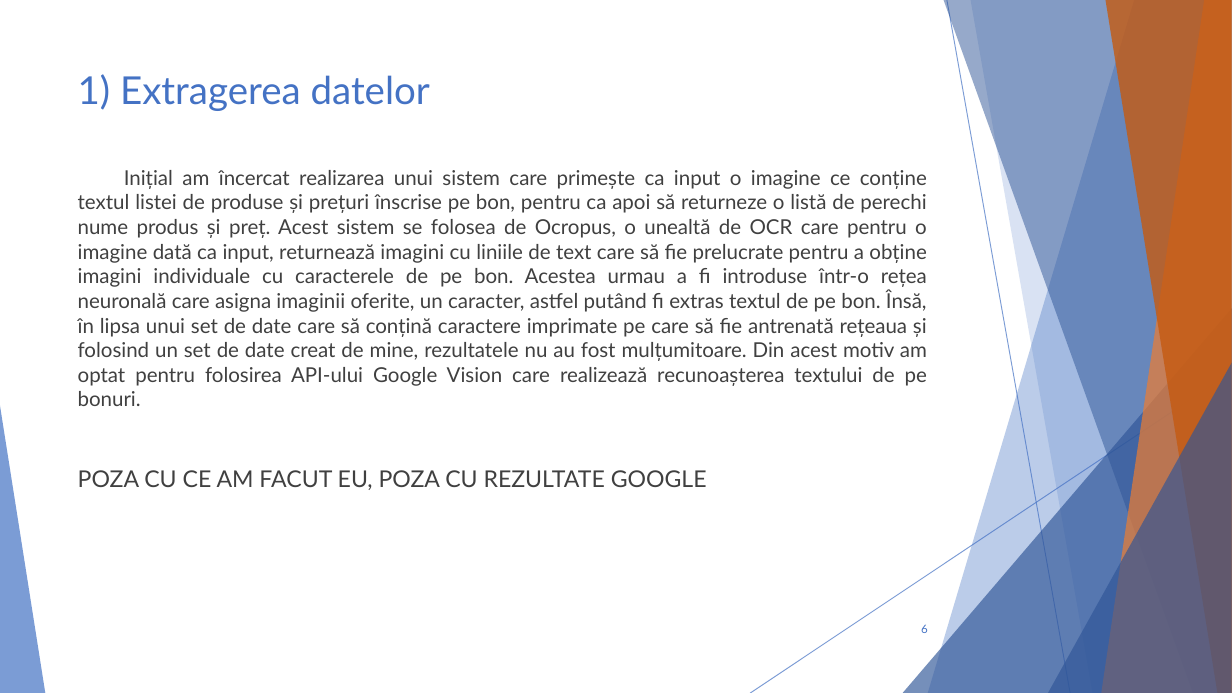
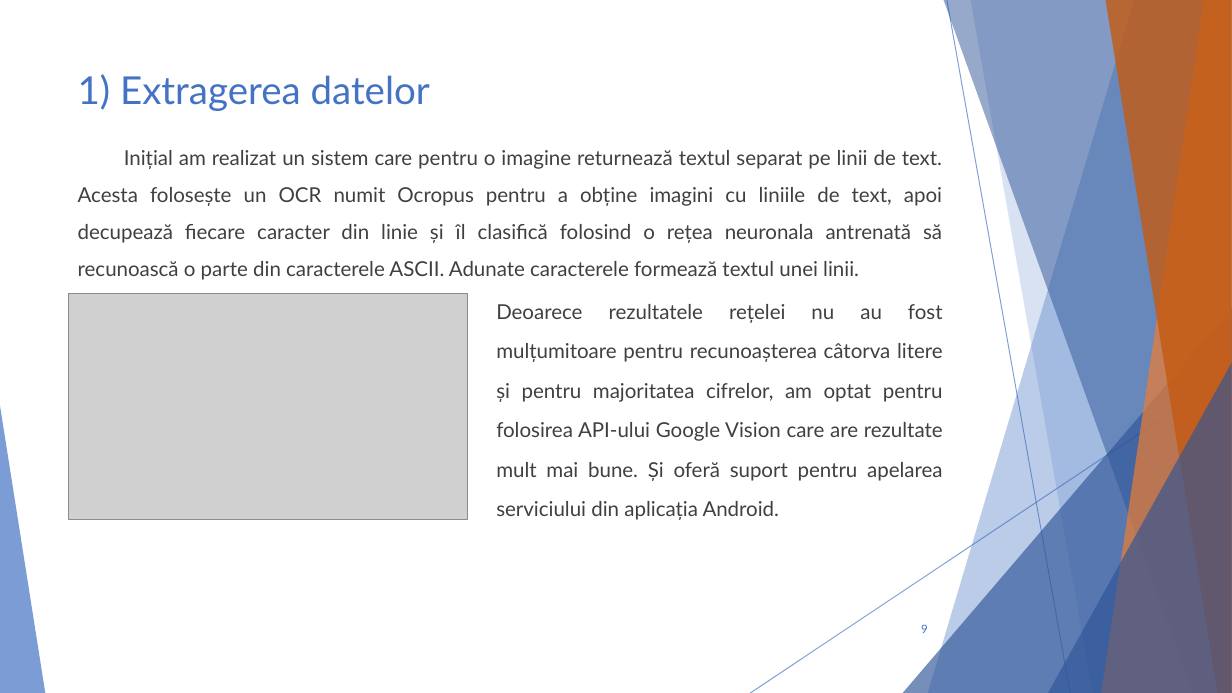
Before and after one commit to cristi-cosulianu/Licenta, a slide deck: slide 9 of Prezentare licenta.pptx (slide 6 before the commit). Drawn at 1232x693 pixels with LibreOffice and Linux fonts; fonts in the diff are those of the drawing; grey boxes stand for pictures. Boxes give left, top, right and bottom in pixels: in the first picture for what was removed or moved away, otherwise in the second. Text is boxed around its words. In the diff, an @@ line names an element or a change of style, - is before the commit and + after.

```diff
--- a/Prezentare licenta.pptx
+++ b/Prezentare licenta.pptx
@@ text removed at (x1=78, y1=170, x2=927, y2=490) @@
-Inițial am încercat realizarea unui sistem care primește ca input o imagine ce conține textul listei de produse și prețuri înscrise pe bon, pentru ca apoi să returneze o listă de perechi nume produs și preț. Acest sistem se folosea de Ocropus, o unealtă de OCR care pentru o imagine dată ca input, returnează imagini cu liniile de text care să fie prelucrate pentru a obține imagini individuale cu caracterele de pe bon. Acestea urmau a fi introduse într-o rețea neuronală care asigna imaginii oferite, un caracter, astfel putând fi extras textul de pe bon. Însă, în lipsa unui set de date care să conțină caractere imprimate pe care să fie antrenată rețeaua și folosind un set de date creat de mine, rezultatele nu au fost mulțumitoare. Din acest motiv am optat pentru folosirea API-ului Google Vision care realizează recunoașterea textului de pe bonuri.
-POZA CU CE AM FACUT EU, POZA CU REZULTATE GOOGLE
@@ text added at (x1=78, y1=150, x2=942, y2=280), 16 pt, text #404040 @@
+Inițial am realizat un sistem care pentru o imagine returnează textul separat pe linii de text. Acesta folosește un OCR numit Ocropus pentru a obține imagini cu liniile de text, apoi decupează fiecare caracter din linie și îl clasifică folosind o rețea neuronala antrenată să recunoască o parte din caracterele ASCII. Adunate caracterele formează textul unei linii.
@@ picture added at (x1=68, y1=294, x2=468, y2=520) @@
@@ text added at (x1=496, y1=304, x2=943, y2=520), 16 pt, text #404040 @@
+Deoarece rezultatele rețelei nu au fost mulțumitoare pentru recunoașterea câtorva litere și pentru majoritatea cifrelor, am optat pentru folosirea API-ului Google Vision care are rezultate mult mai bune. Și oferă suport pentru apelarea serviciului din aplicația Android.
@@ page number at (x1=921, y1=624, x2=928, y2=633): text changed @@
-6
+9
```
Also in this commit, not shown: 11 other slides changed, 8 slides added, 6 other files.
